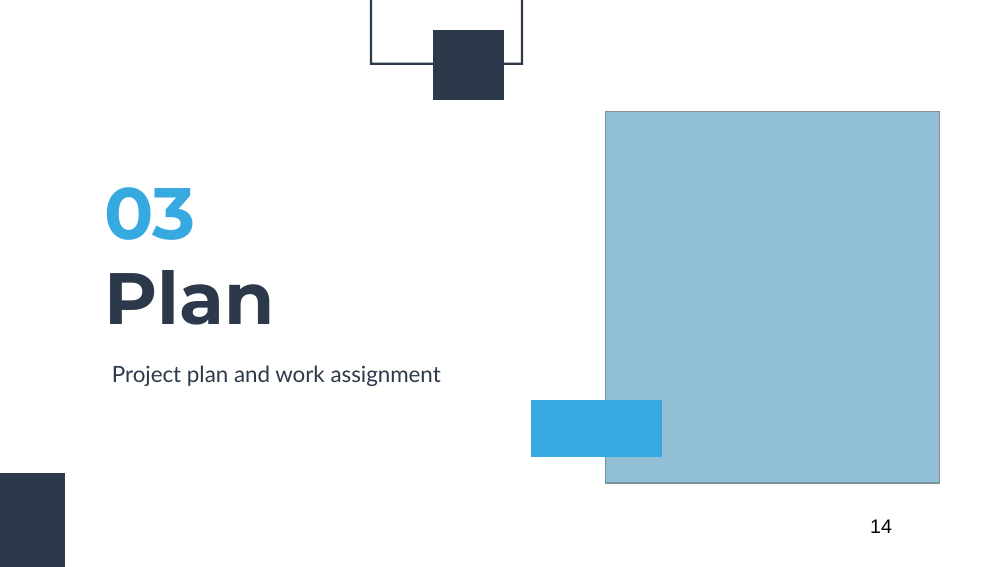
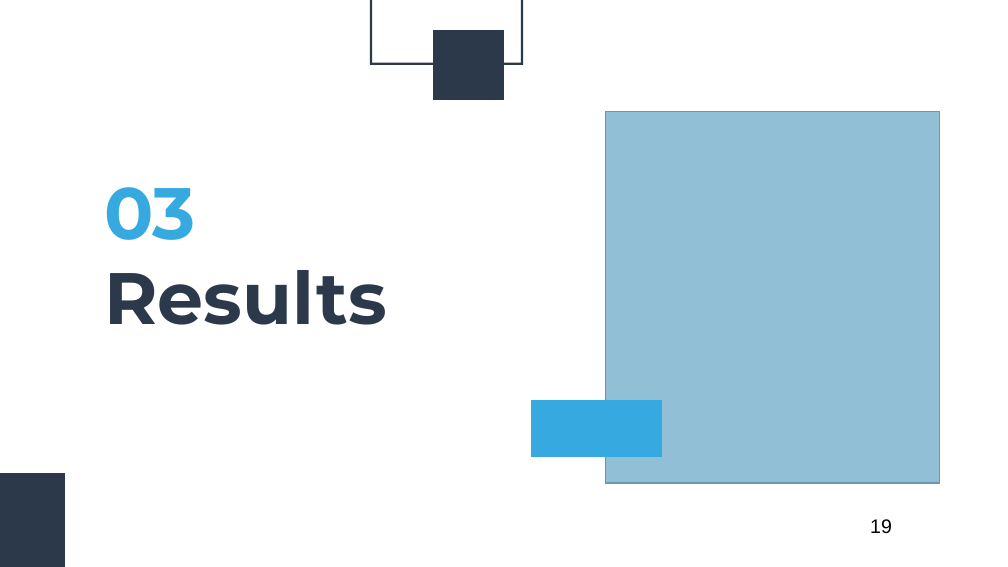
Before and after one commit to VNOpenAI/ai-doctor, a slide deck: slide 19 of static/slides/vnopenai-vn-accent.pptx (slide 14 before the commit). Drawn at 1008x567 pixels with LibreOffice and Linux fonts; fonts in the diff are those of the drawing; grey boxes stand for pictures. Boxes give left, top, right and bottom in pixels: in the first picture for what was removed or moved away, otherwise in the second. Text is boxed around its words. In the diff, an @@ line names an element or a change of style, - is before the commit and + after.

```diff
--- a/static/slides/vnopenai-vn-accent.pptx
+++ b/static/slides/vnopenai-vn-accent.pptx
@@ title at (104, 270, 387, 325): text changed @@
-Plan
+Results
@@ subtitle removed at (112, 365, 441, 386) @@
-Project plan and work assignment
@@ page number at (870, 519, 892, 534): text changed @@
-14
+19
```
Also in this commit, not shown: 3 other slides changed, 5 slides added, 8 other files.
